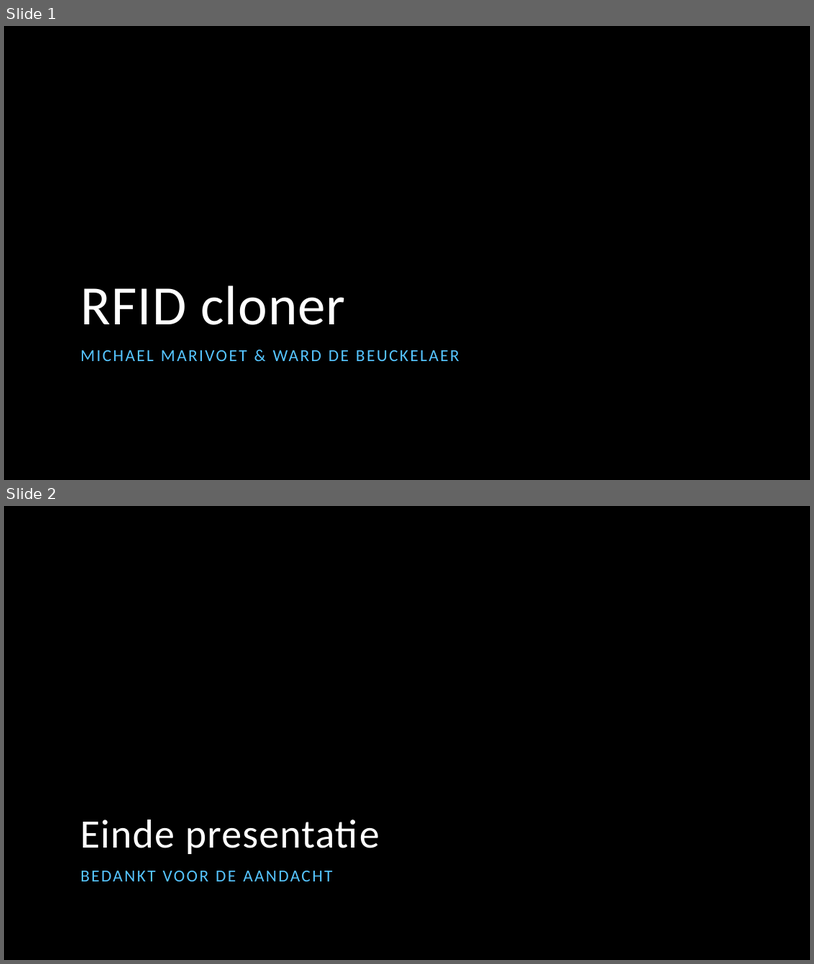
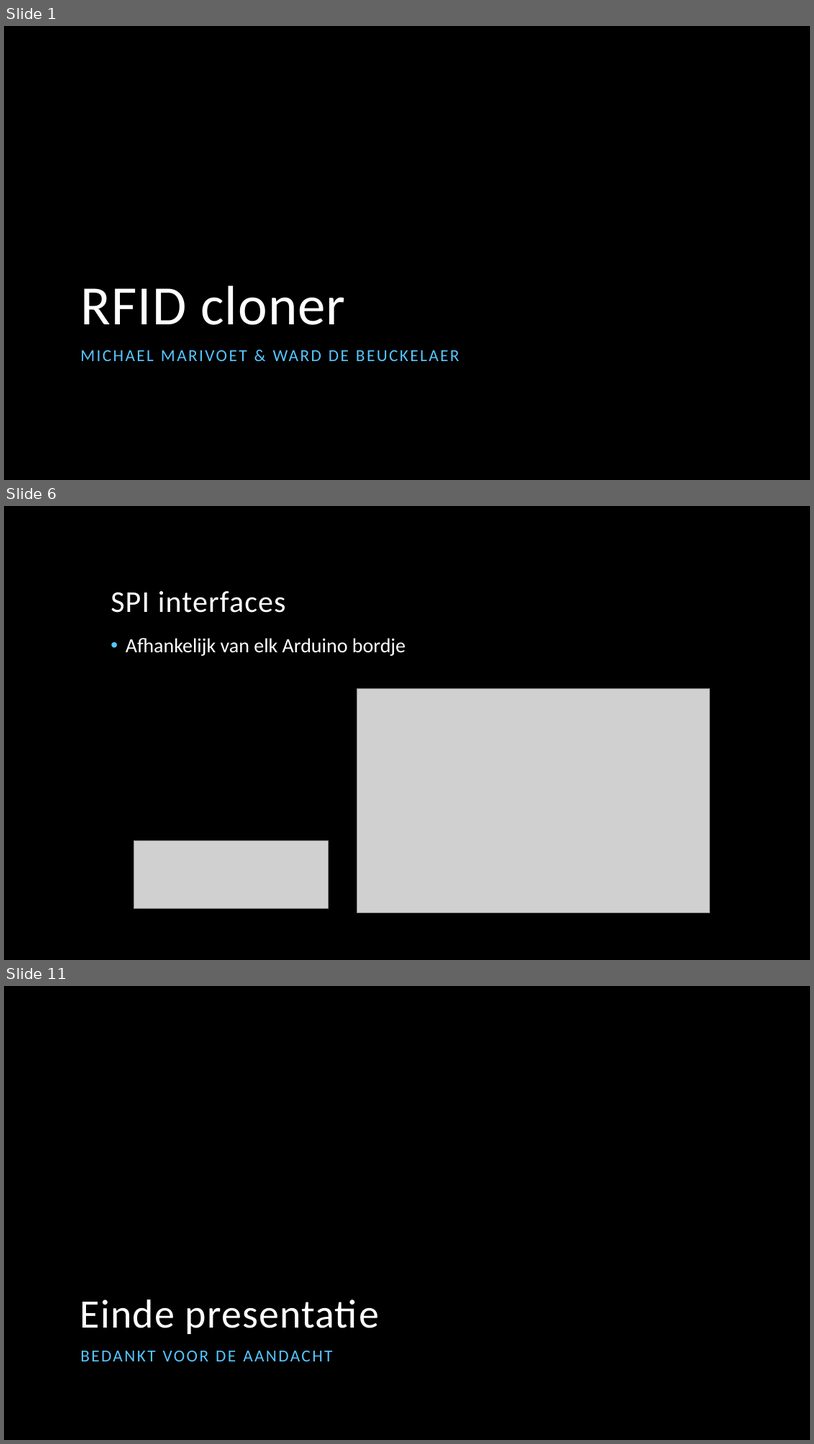
Before and after one commit to MichaelMar93/InfoSec_RFIDcloner, a slide deck: Information Security/Presentatie_RFIDcloner.pptx. Shown one above the other, each under a label of ours: slides 1 and 2 before the commit, slides 1, 6 and 11 after it; the slides between them are not shown. The pictures are 814x964 and 814x1444 pixels, drawn with LibreOffice and Linux fonts; fonts in the diff are those of the drawing; grey boxes stand for pictures; background and template pictures are left out. Boxes give left, top, right and bottom in pixels: in the first picture for what was removed or moved away, otherwise in the second. Text is boxed around its words. In the diff, an @@ line names an element or a change of style, - is before the commit and + after.

```diff
--- a/Information Security/Presentatie_RFIDcloner.pptx
+++ b/Information Security/Presentatie_RFIDcloner.pptx
@@ slide 6 added at [4, 506, 810, 960], background picture (left out) @@
@@ title added at [111, 591, 286, 613], 36 pt, text #FFFFFF @@
+SPI interfaces
@@ text added at [126, 638, 406, 656], 24 pt, text #FFFFFF @@
+• Afhankelijk van elk Arduino bordje
@@ picture added at [358, 689, 710, 913] @@
@@ picture added at [134, 841, 328, 908] @@
@@ what was slide 2 is now slide 11 @@
```
Also in this commit, not shown: 8 other slides added.
